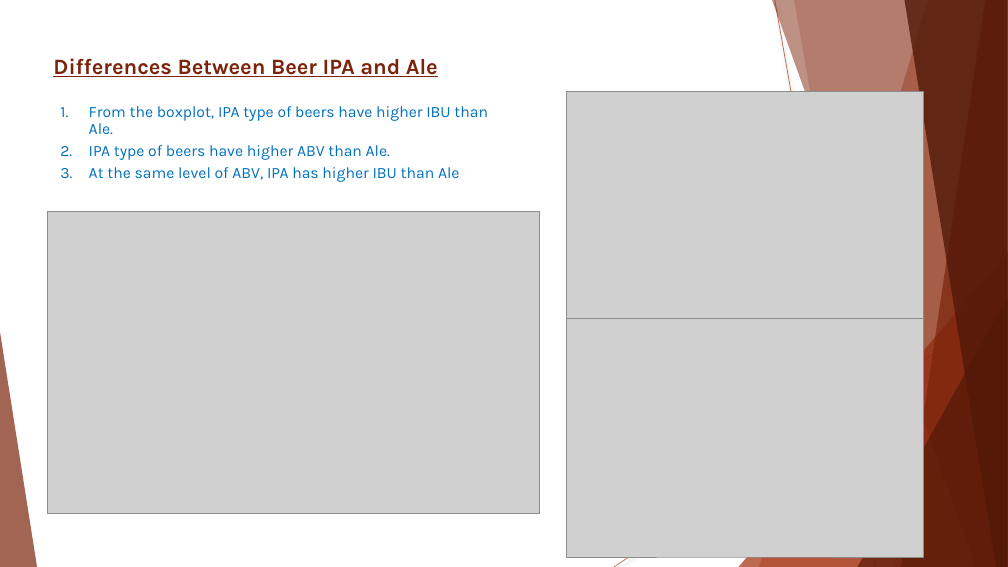
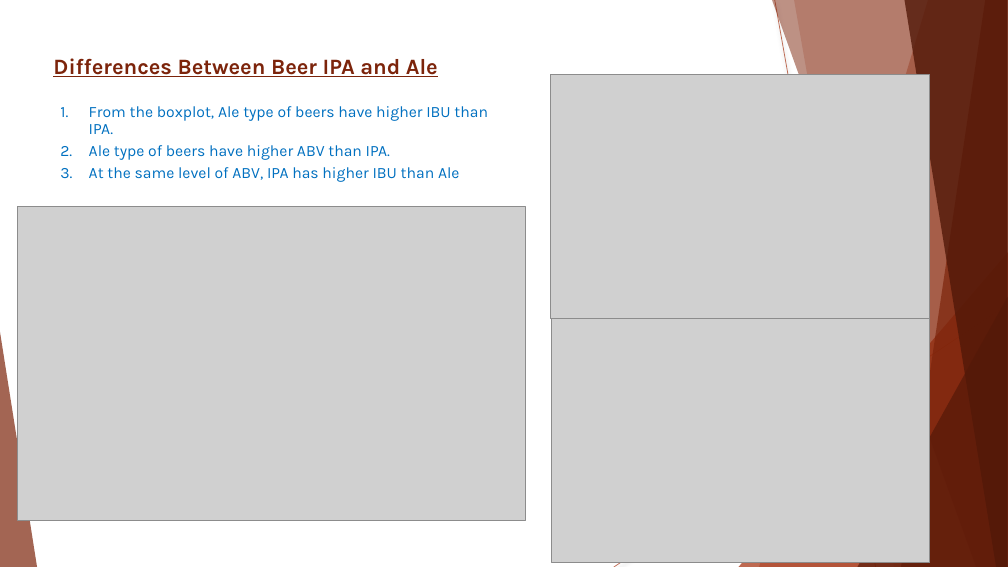
Before and after one commit to Wu-Sophia/BeerAnalysis, a slide deck: slide 11 of DataDynamos_BeerMarketingPresentation.pptx. Drawn at 1008x567 pixels with LibreOffice and Linux fonts; fonts in the diff are those of the drawing; grey boxes stand for pictures. Boxes give left, top, right and bottom in pixels: in the first picture for what was removed or moved away, otherwise in the second. Text is boxed around its words. In the diff, an @@ line names an element or a change of style, - is before the commit and + after.

```diff
--- a/DataDynamos_BeerMarketingPresentation.pptx
+++ b/DataDynamos_BeerMarketingPresentation.pptx
@@ picture: place and size @@
-picture at <box>566,91,923,318</box>
+picture at <box>551,75,930,319</box>
@@ text at <box>89,106,488,160</box>: text changed @@
-1. From the boxplot, IPA type of beers have higher IBU than Ale.
-2. IPA type of beers have higher ABV than Ale.
+1. From the boxplot, Ale type of beers have higher IBU than IPA.
+2. Ale type of beers have higher ABV than IPA.
@@ picture: place and size @@
-picture at <box>48,211,540,513</box>
+picture at <box>17,206,526,520</box>
@@ picture: place and size @@
-picture at <box>566,319,923,557</box>
+picture at <box>552,319,930,563</box>
```
Also in this commit, not shown: 9 other slides changed.
